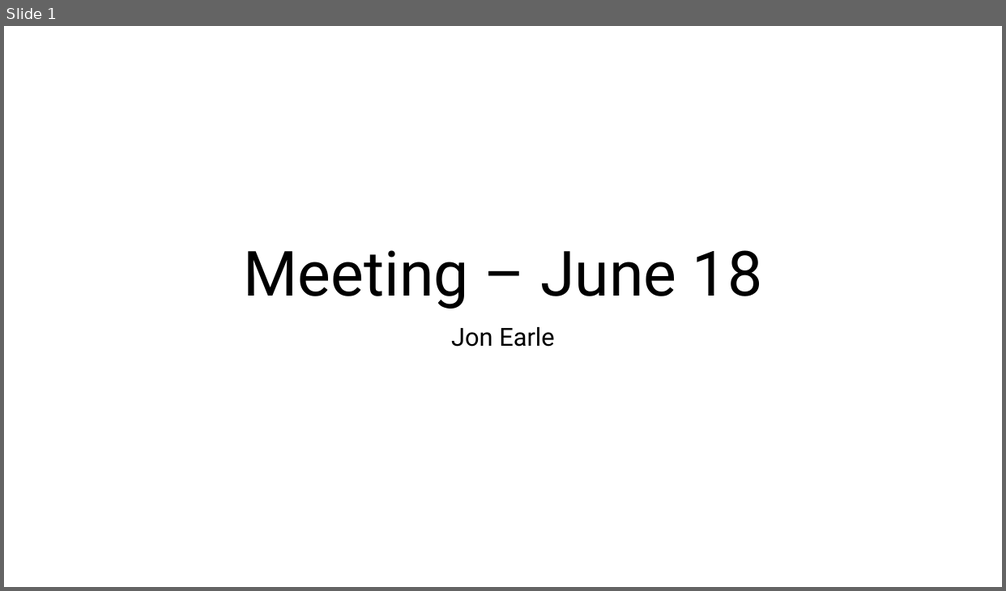
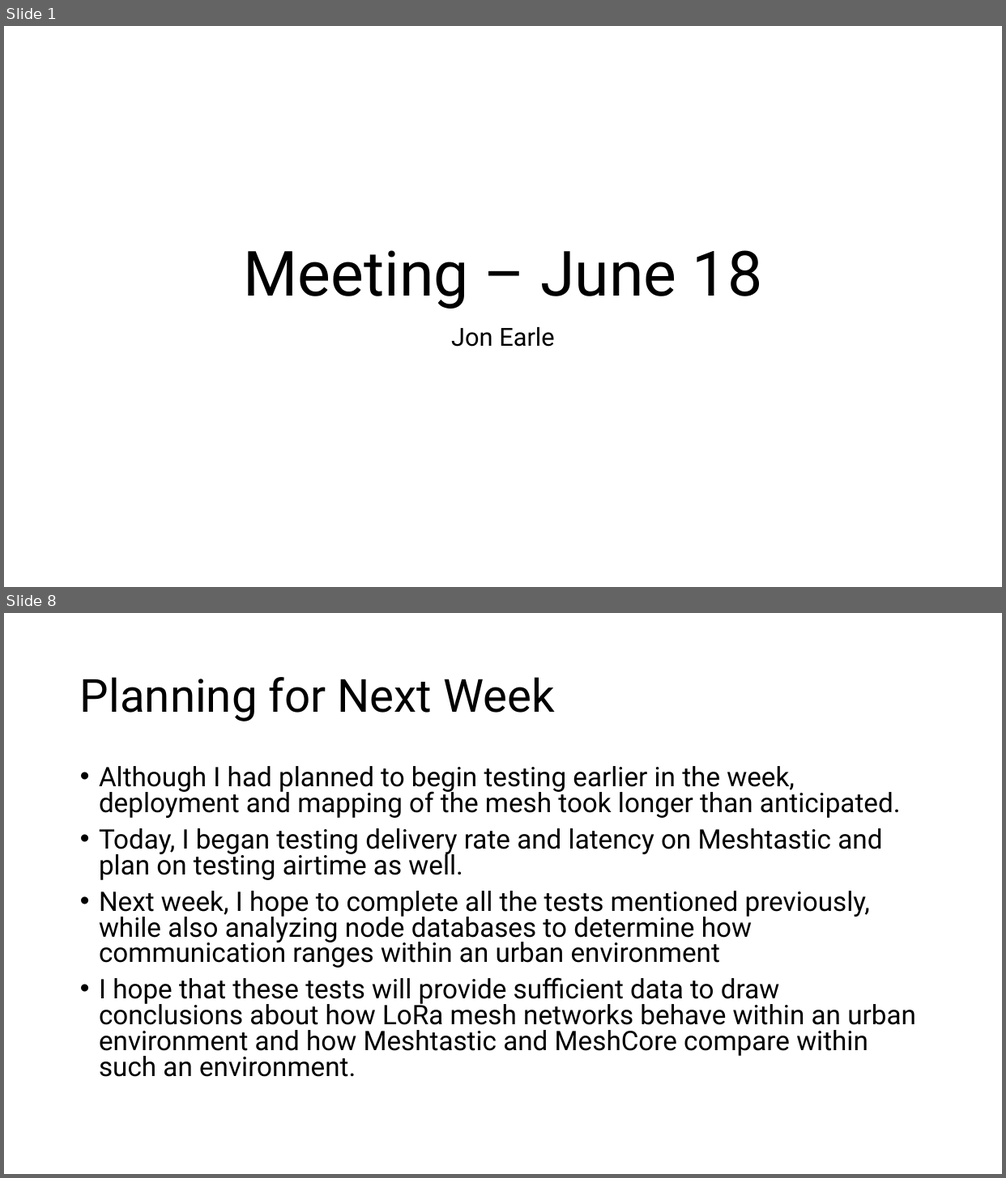
Before and after one commit to jonearle/usra2026, a slide deck: Presentations/week6presentation.pptx. Shown one above the other, each under a label of ours: slide 1 before the commit, slides 1 and 8 after it; the slides between them are not shown. The pictures are 1006x591 and 1006x1178 pixels, drawn with LibreOffice and Linux fonts; fonts in the diff are those of the drawing. Boxes give left, top, right and bottom in pixels: in the first picture for what was removed or moved away, otherwise in the second. Text is boxed around its words. In the diff, an @@ line names an element or a change of style, - is before the commit and + after.

Commit message:
Updated scripts for airtime and added delivery rate + latency data

```diff
--- a/Presentations/week6presentation.pptx
+++ b/Presentations/week6presentation.pptx
@@ slide 8 added at <box>4,613,1002,1174</box>, background #FFFFFF @@
@@ title added at <box>80,677,555,722</box>, 44 pt, text #000000 @@
+Planning for Next Week
@@ text added at <box>99,766,916,1077</box>, 25.9 pt, text #000000 @@
+• Although I had planned to begin testing earlier in the week, deployment and mapping of the mesh took longer than anticipated.
+• Today, I began testing delivery rate and latency on Meshtastic and plan on testing airtime as well.
+• Next week, I hope to complete all the tests mentioned previously, while also analyzing node databases to determine how communication ranges within an urban environment
+• I hope that these tests will provide sufficient data to draw conclusions about how LoRa mesh networks behave within an urban environment and how Meshtastic and MeshCore compare within such an environment.
```
Also in this commit, not shown: 6 other slides added, 16 other files.
